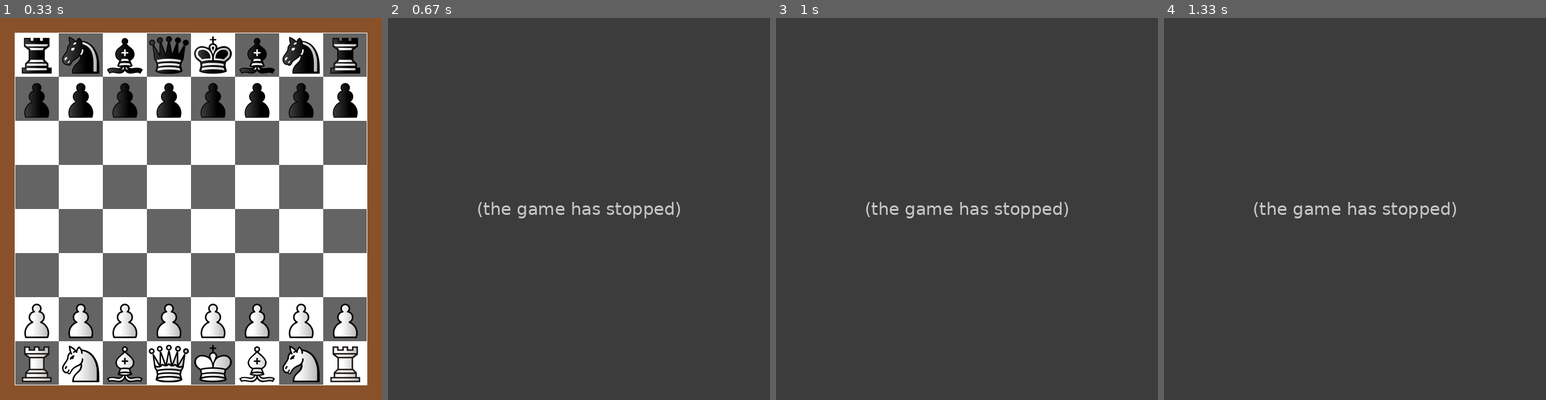
Above: before the commit, frames 1-4 (left to right).
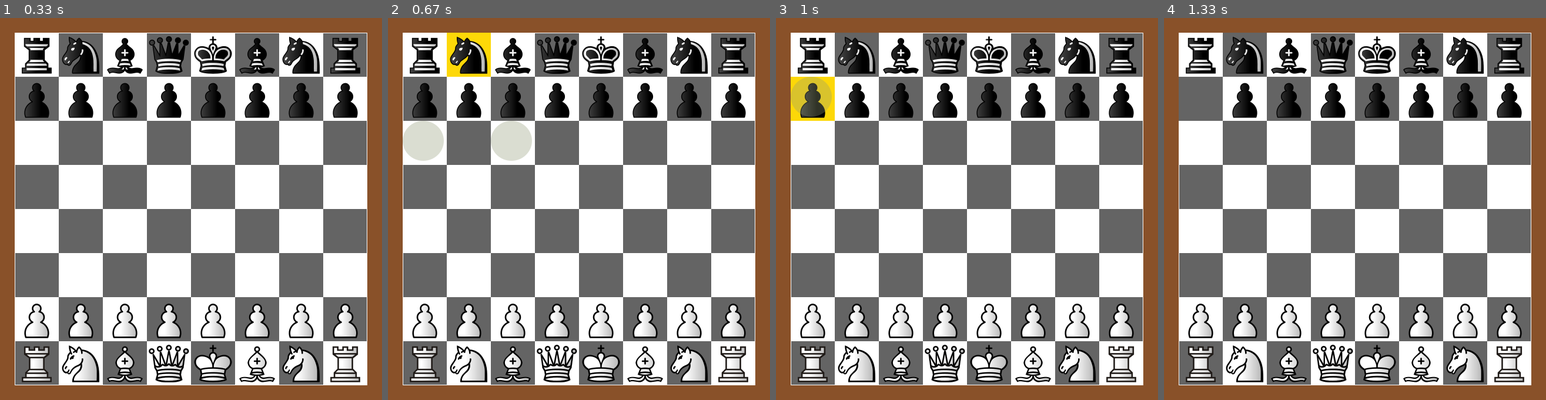
Above: after the commit, the same moments.

Repository: BelGraDev/chess_pygame
Game: pygame game, started from main.py
Two runs of this game, one before a commit and one after it. Both use one fixed random seed, a clock stepped at 60 frames per second and the inputs below.
Inputs (mouse positions are in pixels of both pictures, inside the frame that each line leads up to):
- Up to frame 1 (0.33 s): no input
- Up to frame 2 (0.67 s): click (468, 56) at 0.38 s
- Up to frame 3 (1 s): click (814, 98) at 0.72 s
- Up to frame 4 (1.33 s): click (1236, 296) at 1.05 s

Frame 1 is identical in both runs. In frame 2, 98% of the frame differs, in the area x 0-100%, y 0-100%; in frame 3, 98%; in frame 4, 98%.
Error before the commit: TypeError: 'NoneType' object is not iterable (GameController.py line 37); the game stopped at 0.38 s (later frames are placeholders)

Commit message:
Added movement constraints to Knight

Diff:
--- a/Board/Board.py
+++ b/Board/Board.py
@@ -6,7 +6,7 @@
 from Pieces.Knight import Knight
 from Board.Cell_utils import Cell_utils
 from Board.MoveType import MoveType
-import numpy as np
+from Board.Board_Cells import Board_cells
 class Board:
 
     def __init__(self):
@@ -45,7 +45,7 @@
             "g7": Pawn("g7", "b", self),
             "h7": Pawn("h7", "b", self)
         }
-        self.cells = np.zeros((8,8))
+        self.cells = Board_cells(8,8)
 
     def in_next_cell(self, prev_cell, next_cell) -> int:
 
@@ -63,19 +63,11 @@
         print(next_cell)
         print(f"These are the possible moves: {possible_moves}")
 
+        move = self.in_next_cell(prev_cell, next_cell)
+
         if next_cell in possible_moves:
-            move = self.in_next_cell(prev_cell, next_cell)
+            self.board[next_cell] = prev_piece
+            del self.board[prev_cell]
 
-            match move:
-
-                case MoveType.EMPTY_CELL:
-                    self.board[next_cell] = prev_piece
-                    del self.board[prev_cell]
-
-                case MoveType.CAPTURE:
-                    self.board[next_cell] = prev_piece
-                    del self.board[prev_cell]
-
-            return move
-        else:
-            return MoveType.NOT_AVAILABLE
+        #return MoveType.NOT_AVAILABLE
+        return move
--- /dev/null
+++ b/Board/Board_Cells.py
@@ -0,0 +1,13 @@
+import numpy as np
+class Board_cells:
+    def __init__(self, row, col):
+        self.cells = np.zeros((row, col))
+
+    def __getitem__(self, index):
+
+        if isinstance(index, tuple):
+            row, col = index
+            if row < 0 or col < 0:
+                raise IndexError("Not possible to access negative instances on the board")
+
+        return self.cells[index]
--- a/Controller/GameController.py
+++ b/Controller/GameController.py
@@ -84,3 +84,4 @@
         prev_piece = self.board.board[prev_cell.name]
         self.chessUI.draw_replacement_pieces(prev_piece, prev_cell)
         self.undraw_possible_moves(None, self.possible_moves)
+        self.render_possible_moves(cell_name)
--- a/Pieces/Knight.py
+++ b/Pieces/Knight.py
@@ -1,4 +1,5 @@
 from Pieces.Pieces import Pieces
+from Board.Cell_utils import Cell_utils
 import pygame
 
 class Knight(Pieces):
@@ -8,3 +9,21 @@
 
         super().__init__(cell, type, board)
         self.image = pygame.image.load(f"Pieces/images/{type}_knight.png")
+
+    def possible_moves(self, cell_name) -> list:
+
+        row, column = Cell_utils.map_cell_to_index(cell_name)
+
+        move_offsets = [(-2, -1), (-2, 1), (2, -1), (2, 1),
+                        (-1, -2), (-1, 2), (1, -2), (1, 2)]
+
+        possible_moves = []
+
+        for r, c in move_offsets:
+            move = self.is_next_possible(cell_name, row + r, column + c)
+            if move:
+                possible_moves.append(move)
+
+        print(possible_moves)
+
+        return possible_moves
--- a/Pieces/Pawn.py
+++ b/Pieces/Pawn.py
@@ -15,8 +15,8 @@
 
         row, column = Cell_utils.map_cell_to_index(cell_name)
 
-        possible_moves = [self.is_next_possible(cell_name, row-1, col) for col in range(column - 1, column + 2)]
-        possible_moves = list(filter(lambda x: x != None, possible_moves))
+        possible_moves = [self.is_next_possible(cell_name, row - 1, col) for col in range(column - 1, column + 2)]
+        possible_moves = [move for move in possible_moves if move is not None]
         print(possible_moves)
 
         if not self.has_moved:
--- a/Pieces/Pieces.py
+++ b/Pieces/Pieces.py
@@ -14,9 +14,9 @@
 
     def is_next_possible(self, prev_cell_name, row, col):
 
-        #This way this solves the problem of accessing a non available cell, thus the movement will not be considered in the return of the method possible_moves
         try:
-            self.board.cells[row][col]
+            print(f"row: {row}, column: {col}")
+            self.board.cells[row, col]
             next_cell_name = Cell_utils.map_index_to_cell(row, col)
             move = self.board.in_next_cell(prev_cell_name, next_cell_name)
 
@@ -26,6 +26,7 @@
                 case _:
                     return None
         except IndexError:
+            print("Index error")
             return None
 
 
